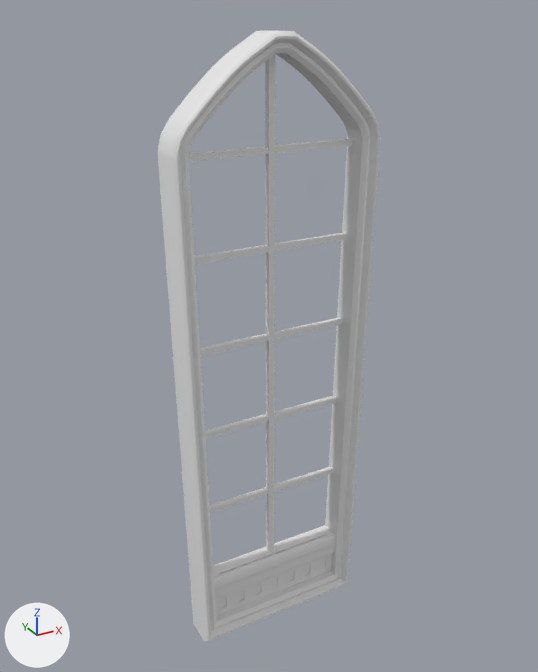
A saved change to the FBX model WSRogue/Assets/FBX/Asset/Windows/SM_Window.fbx.
One viewpoint serves both versions: a 50 mm camera at (-1.79, -4.54, 4.88) aimed at (0.74, 0.06, 2.58). Arrows for +X, +Y and +Z are at lower left; the lights stay in place.
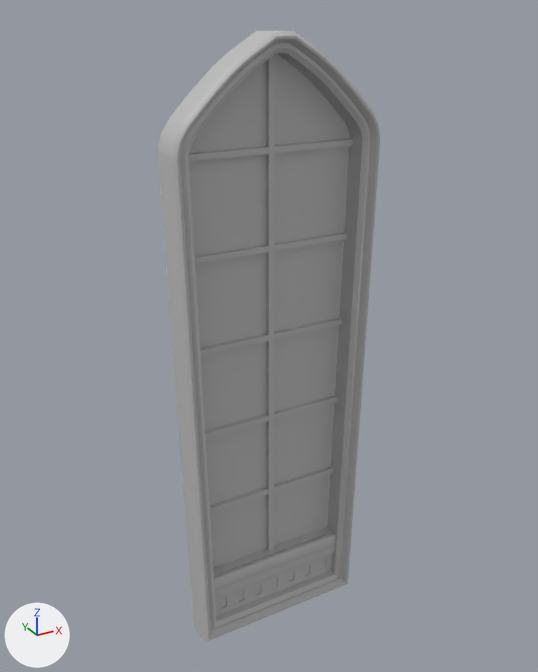
Where the change shows, as pixel boxes [x1, y1, x2, y2] in the pictures (538 x 672 px):
'polySurface2', added: after [189, 53, 349, 568]
'Plane', recoloured: [158, 30, 380, 641] in both
'Cube.001', recoloured: [213, 525, 336, 616] in both

What the commit changed:
Material 'lambert1' (mat_lambert1) is new.
Its base color is (0.5, 0.5, 0.5) (grey #bcbcbc).
Material 'VERRE' (mat_verre) is new.
Its base color is (0.5, 0.5, 0.5) (grey #bcbcbc).
me_cube_001 has 420 vertices, 384 faces and spans x 0.076..1.413, y -0.085..0.087, z 0.127..0.558.
me_cube_001 now uses material mat_lambert1 (grey #bcbcbc).
me_plane has 300 vertices, 270 faces and spans x -0.06..1.54, y -0.17..0.09, z 0.0..4.75.
me_plane now uses material mat_lambert1 (grey #bcbcbc).
Mesh me_mesh_004 is new.
It has 28 vertices, 13 faces and spans x 0.07..1.41, y 0.09, z 0.13..4.62.
It uses material mat_verre (grey #bcbcbc).
Object 'polySurface2' (ob_polysurface2) is new; it shows me_mesh_004.
Its location is (-0.003, -0.028, 0.0).
